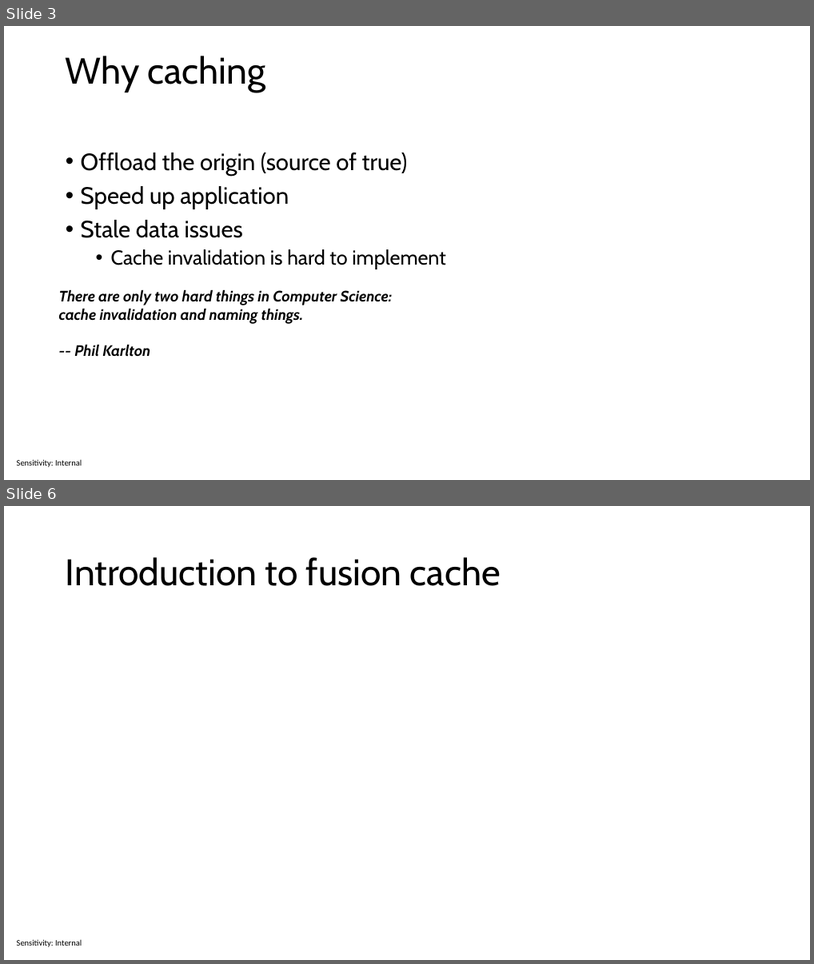
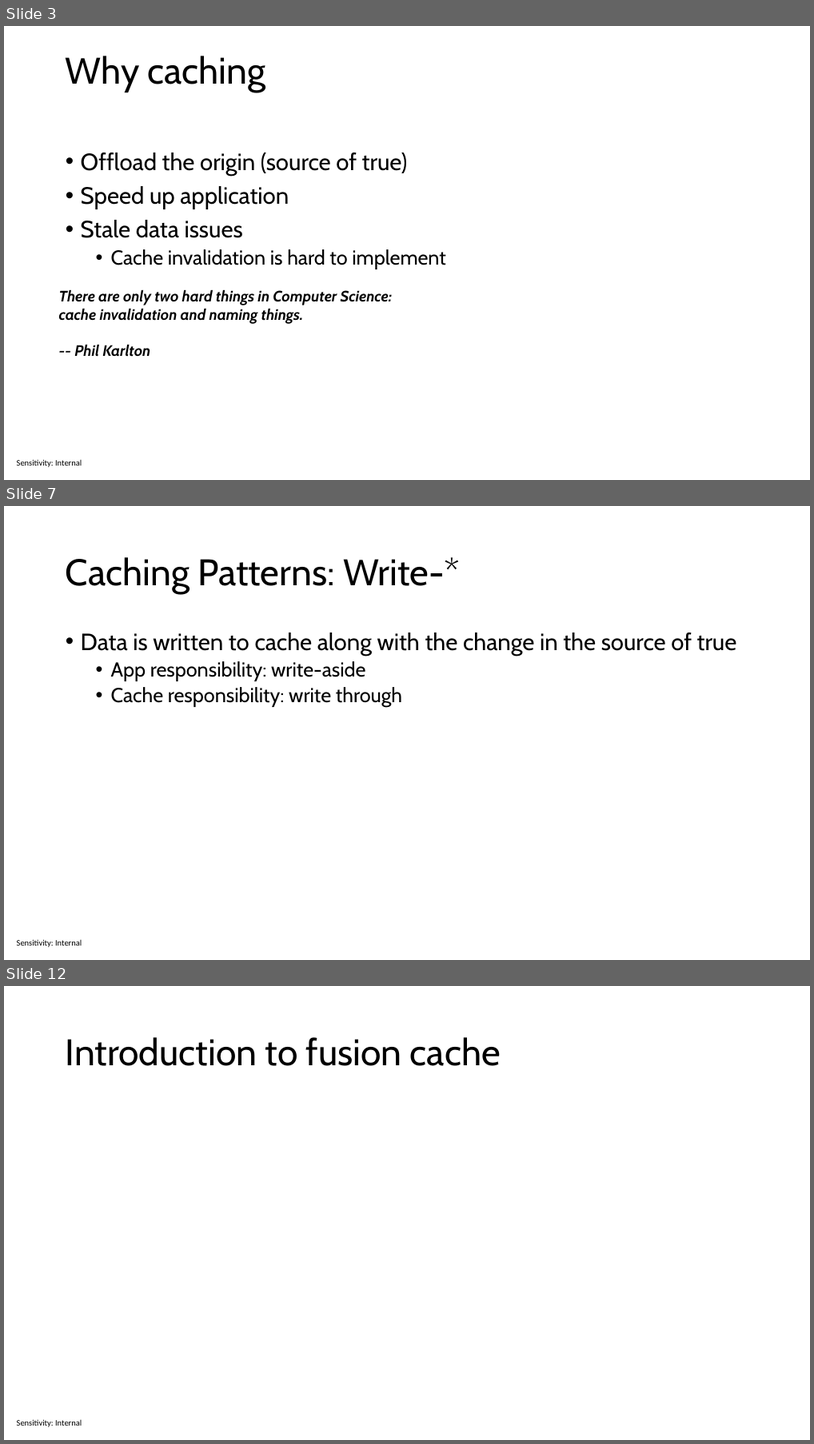
Before and after one commit to sabbadino/cache-like-a-pro-fusion-cache, a slide deck: cache-like-a-pro.pptx. Shown one above the other, each under a label of ours: slides 3 and 6 before the commit, slides 3, 7 and 12 after it; the slides between them are not shown. The pictures are 814x964 and 814x1444 pixels, drawn with LibreOffice and Linux fonts; fonts in the diff are those of the drawing. Boxes give left, top, right and bottom in pixels: in the first picture for what was removed or moved away, otherwise in the second. Text is boxed around its words. In the diff, an @@ line names an element or a change of style, - is before the commit and + after.

```diff
--- a/cache-like-a-pro.pptx
+++ b/cache-like-a-pro.pptx
@@ slide 7 added at (4,506,810,960), background #FFFFFF; not listed: 1 template element that a slide beside it also shows @@
@@ title added at (66,557,460,594), 44 pt, text #000000 @@
+Caching Patterns: Write-*
@@ text added at (81,632,738,708), 24 pt, text #000000 @@
+• Data is written to cache along with the change in the source of true
+  • App responsibility: write-aside
+  • Cache responsibility: write through
@@ what was slide 6 is now slide 12 @@
```
Also in this commit, not shown: 1 slide changed, 6 other slides added, 1 slide removed.
